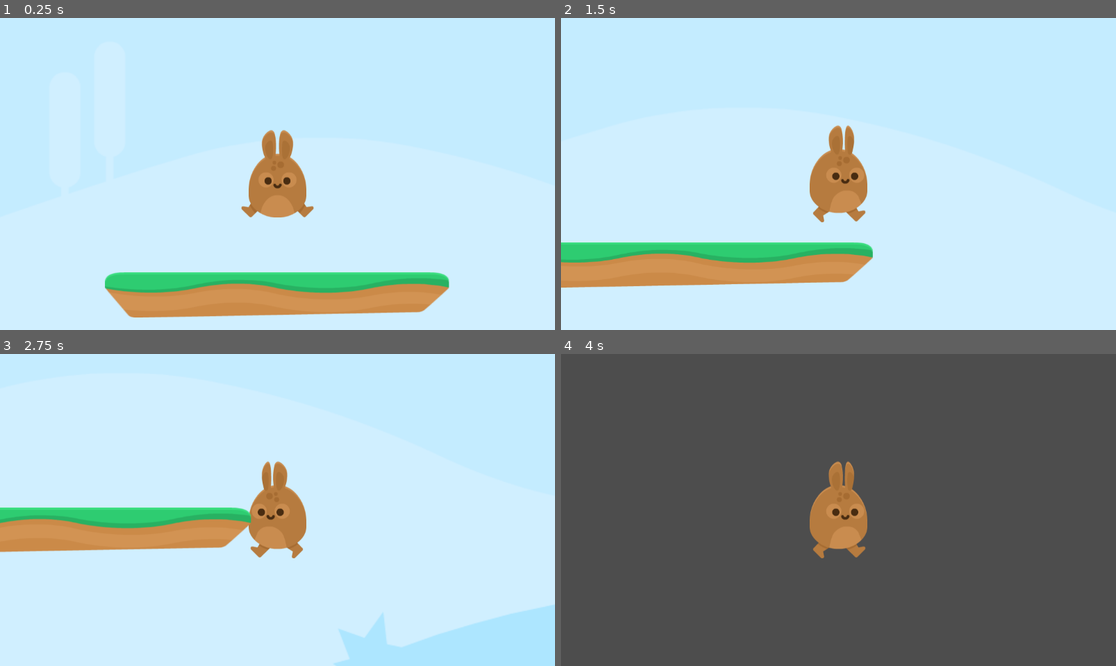
Above: before the commit, frames 1-4 (two rows, left to right).
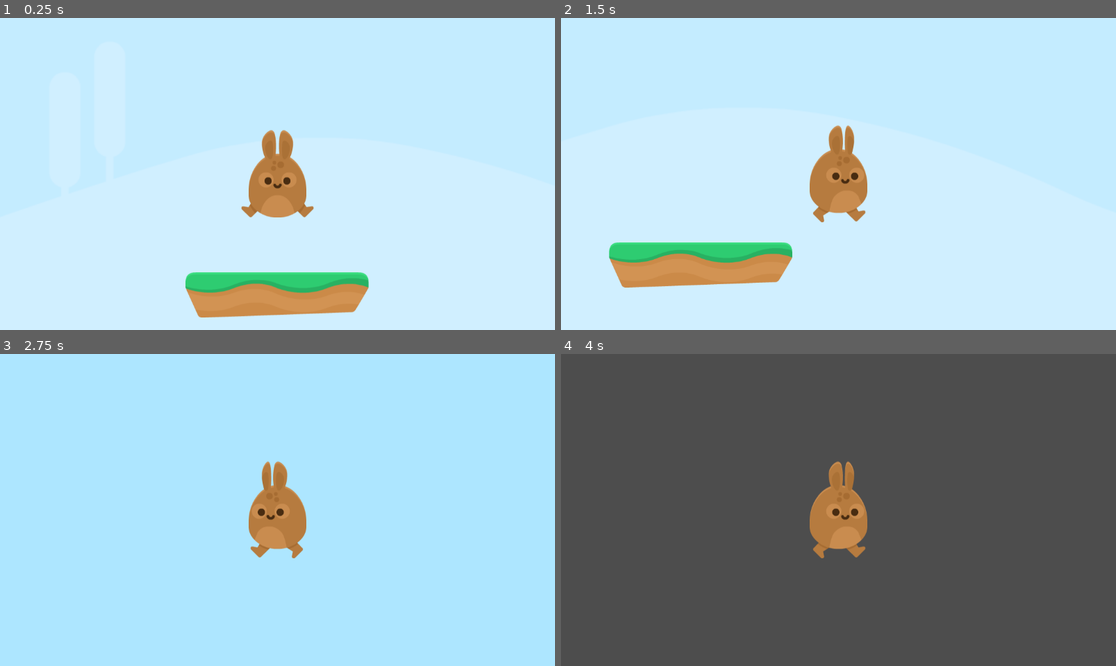
Above: after the commit, the same moments.

Repository: rama-bou/GodotPlataformer
Game: Godot game, scene res://scene.tscn
The game is run twice, just before and just after one commit, with the same random seed, the same clock (stepped at 60 frames per second) and the same inputs.
Inputs:
- Up to frame 1 (0.25 s): no input
- Up to frame 2 (1.5 s): hold D (move_right) from 0.53 s (still down); tap Space (jump) at 0.77 s
- Up to frame 3 (2.75 s): tap Space (jump) at 1.52 s; release D (move_right) at 2.03 s; hold A (move_left) from 2.03 s (still down)
- Up to frame 4 (4 s): release A (move_left) at 2.78 s; hold D (move_right) from 2.78 s (still down); tap Space (jump) at 3.02, 3.77 s

The runs differ from the first frame. In frame 1, 4.6% of the frame differs, in the area x 18-81%, y 81-96%; in frame 2, 3.9%; in frame 3, 74%, in the area x 0-100%, y 6-100%; in frame 4, nothing differs.
Error after the commit: Invalid assignment of property or key 'bounce' with value of type 'float' on a base object of type 'PhysicsMaterial'. (res://floor.gd:6)

Commit message:
intento de physics material

Diff:
--- /dev/null
+++ b/floor.gd
@@ -0,0 +1,11 @@
+extends RigidBody2D
+
+
+# Called when the node enters the scene tree for the first time.
+func _ready():
+	PhysicsMaterial.bounce = 1.0
+
+
+# Called every frame. 'delta' is the elapsed time since the previous frame.
+func _process(delta):
+	pass
--- a/floor.tscn
+++ b/floor.tscn
@@ -1,15 +1,23 @@
-[gd_scene load_steps=3 format=3 uid="uid://dp58edljg5wwj"]
+[gd_scene load_steps=5 format=3 uid="uid://dp58edljg5wwj"]
 
+[ext_resource type="Script" path="res://floor.gd" id="1_7212w"]
 [ext_resource type="Texture2D" uid="uid://d4mqayfqomg4p" path="res://kenney_jumper-pack/PNG/Environment/ground_grass.png" id="1_rwfjm"]
+
+[sub_resource type="PhysicsMaterial" id="PhysicsMaterial_k7s0y"]
 
 [sub_resource type="SegmentShape2D" id="SegmentShape2D_a7roa"]
 a = Vector2(-184, -48)
 b = Vector2(192, -48)
 
-[node name="floor" type="StaticBody2D"]
+[node name="floor" type="RigidBody2D"]
+physics_material_override = SubResource("PhysicsMaterial_k7s0y")
+gravity_scale = 0.0
+lock_rotation = true
+script = ExtResource("1_7212w")
 
 [node name="Sprite2D" type="Sprite2D" parent="."]
 texture = ExtResource("1_rwfjm")
 
 [node name="CollisionShape2D" type="CollisionShape2D" parent="."]
 shape = SubResource("SegmentShape2D_a7roa")
+debug_color = Color(0, 0.6, 0.701961, 0.419608)
--- a/scene.tscn
+++ b/scene.tscn
@@ -39,4 +39,3 @@
 
 [node name="floor" parent="." instance=ExtResource("6_siqej")]
 position = Vector2(-630, 605)
-scale = Vector2(1.88, 1)
Not shown, changed: export_presets.cfg
